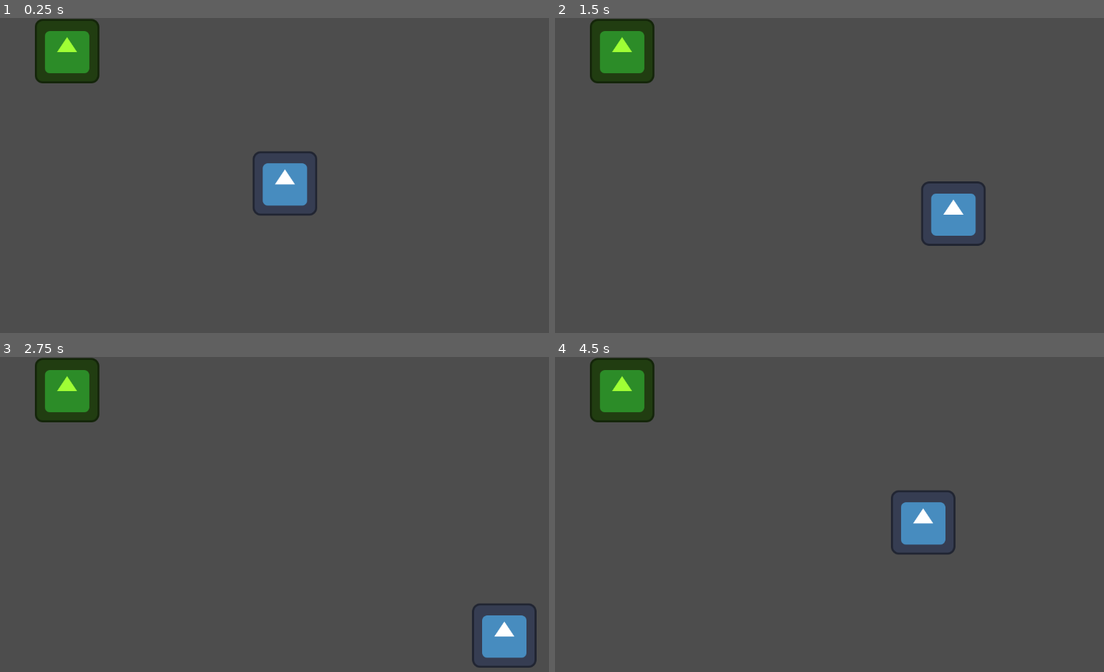
Above: before the commit, frames 1-4 (two rows, left to right).
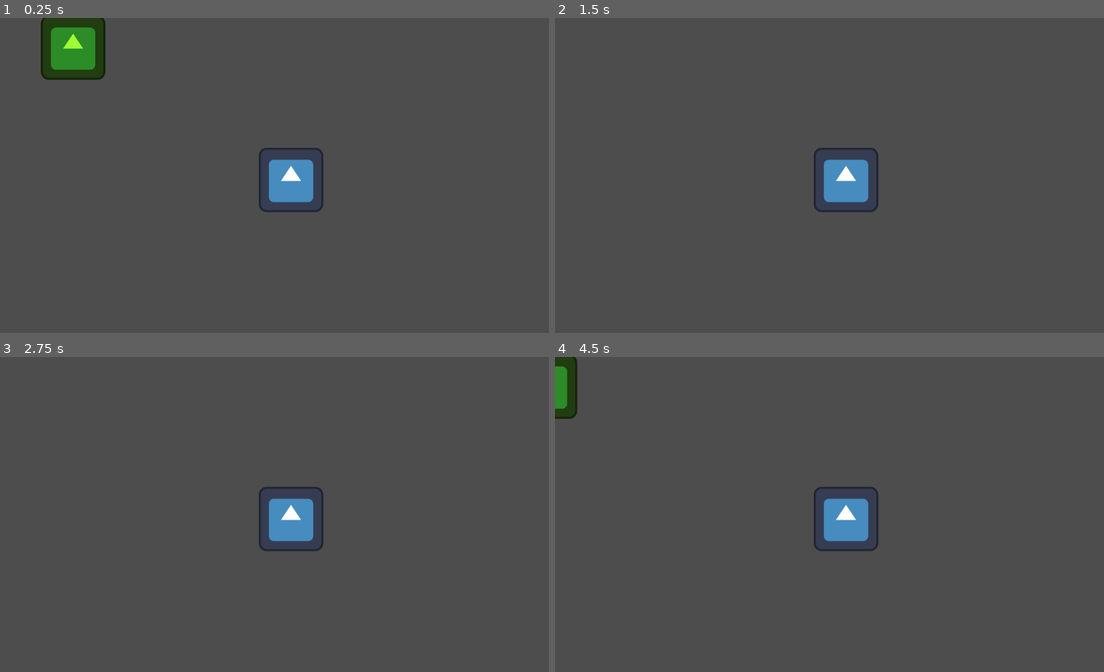
Above: after the commit, the same moments.

Repository: KosmosGame/The-Float
Game: Godot game, scene res://world.tscn
Same seed, same stepped clock (60 frames per second), same inputs: the game is played once before the commit and once after it. The engine's default icon, where the game draws it, is replaced by a stand-in: a white triangle on a blue panel in a dark square.
Inputs (mouse positions are in pixels of both pictures, inside the frame that each line leads up to):
- Up to frame 1 (0.25 s): no input
- Up to frame 2 (1.5 s): tap Enter at 0.5 s; move the mouse to (620, 49) at 0.52 s; hold Right (ui_right) 0.53-1.28 s; tap Alt at 0.6 s; click (620, 49) at 0.67 s; move the mouse to (730, 197) at 1.27 s; hold Down (ui_down) from 1.28 s (still down); tap Shift at 1.35 s
- Up to frame 3 (2.75 s): move the mouse to (345, 448) at 2.02 s; release Down (ui_down) at 2.03 s; hold Right (ui_right) from 2.03 s (still down); tap Alt at 2.1 s
- Up to frame 4 (4.5 s): move the mouse to (818, 583) at 2.77 s; release Right (ui_right) at 2.78 s; hold Up (ui_up) 2.78-3.53 s; tap Shift at 2.85, 4.35 s; click (818, 583) at 2.92 s; move the mouse to (1021, 568) at 3.52 s; hold Left (ui_left) from 3.53 s (still down); tap Alt at 3.6 s; move the mouse to (670, 470) at 4.27 s

The runs differ from the first frame. In frame 1, 2.3% of the frame differs, in the area x 6-59%, y 0-63%; in frame 2, 5.2%; in frame 3, 5.2%; in frame 4, 6.0%, in the area x 0-73%, y 0-63%.

Commit message:
created world boundaries to stop player from escaping

Diff:
--- a/the-float-game/world.tscn
+++ b/the-float-game/world.tscn
@@ -18,6 +18,8 @@
 position = Vector2(1, -2)
 texture = ExtResource("2_fj7yv")
 
+[node name="Camera2D" type="Camera2D" parent="CharacterBody2D"]
+
 [node name="BerryBush" type="StaticBody2D" parent="."]
 input_pickable = true
 script = ExtResource("3_tlwt5")
@@ -30,3 +32,8 @@
 [node name="CollisionShape2D" type="CollisionShape2D" parent="BerryBush"]
 position = Vector2(145, 56)
 shape = SubResource("CircleShape2D_aqk2v")
+
+[node name="MapBoundary" type="StaticBody2D" parent="."]
+
+[node name="CollisionPolygon2D" type="CollisionPolygon2D" parent="MapBoundary"]
+polygon = PackedVector2Array(-980, 1253, 2281, 1242, 2278, -575, -981, -561)
